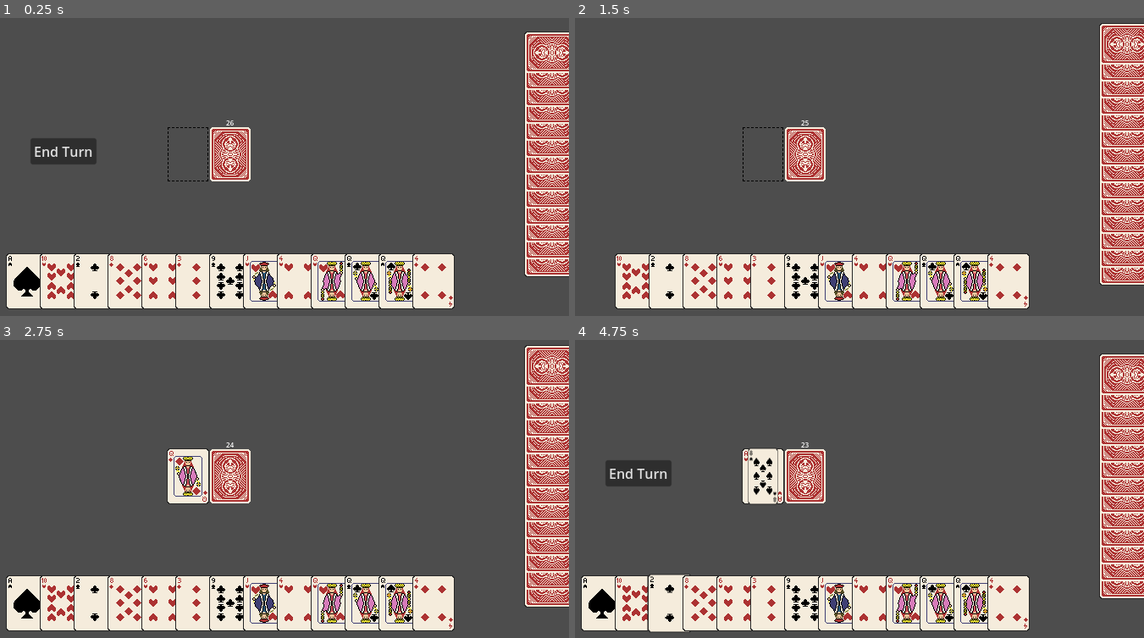
Above: before the commit, frames 1-4 (two rows, left to right).
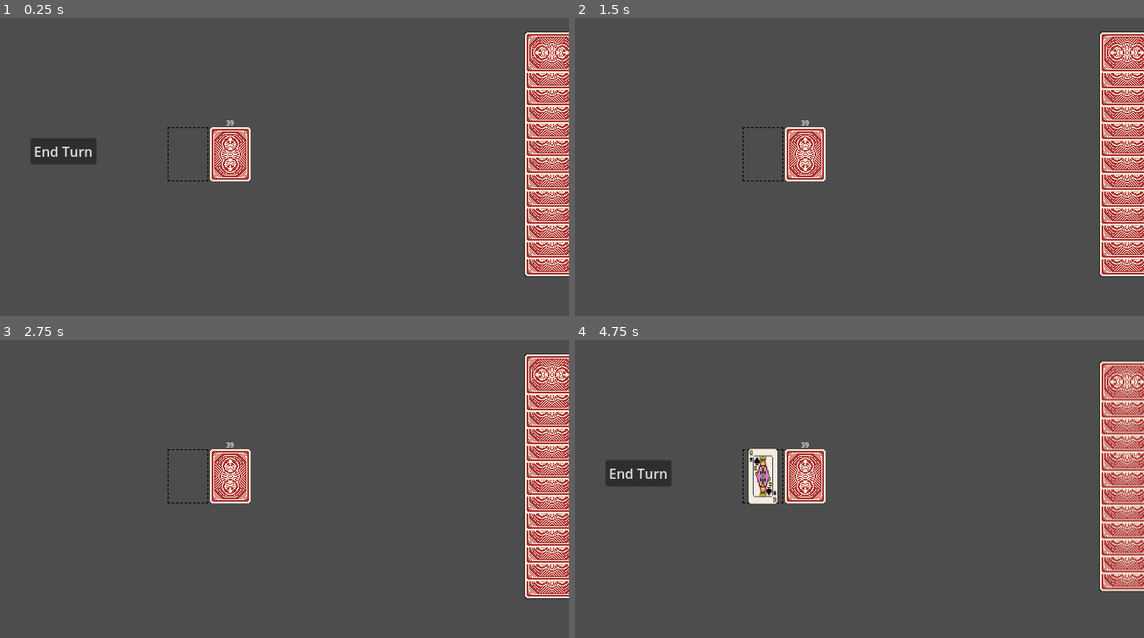
Above: after the commit, the same moments.

Repository: ajnsoriano/TongitsPlus
Game: Godot game, scene res://Scenes/main.tscn
Two runs of this game, one before a commit and one after it. Both use one fixed random seed, a clock stepped at 60 frames per second and the inputs below.
Inputs (mouse positions are in pixels of both pictures, inside the frame that each line leads up to):
- Up to frame 1 (0.25 s): no input
- Up to frame 2 (1.5 s): click "End Turn" at 0.5 s; tap Enter at 1.25 s; drag from (603, 280) to (802, 280) at 1.27 s
- Up to frame 3 (2.75 s): click "End Turn" at 2 s
- Up to frame 4 (4.75 s): tap Space at 2.75 s; drag from (637, 602) to (836, 602) at 2.77 s; click "End Turn" at 3.5 s; tap Enter at 4.25 s; move the mouse to (671, 602) at 4.27 s; click (671, 602) at 4.42 s

The runs differ from the first frame. In frame 1, 15% of the frame differs, in the area x 1-80%, y 34-98%; in frame 2, 17%; in frame 3, 20%; in frame 4, 20%, in the area x 1-100%, y 4-99%.

Commit message:
Implemented AI draw and discard from discard pile functionality

Diff:
--- a/Scenes/card.tscn
+++ b/Scenes/card.tscn
@@ -65,7 +65,7 @@
 }
 
 [sub_resource type="Animation" id="Animation_eumee"]
-resource_name = "card_flip"
+resource_name = "card_flip_up"
 length = 0.2
 step = 0.0333
 tracks/0/type = "value"
@@ -87,10 +87,10 @@
 tracks/1/interp = 1
 tracks/1/loop_wrap = true
 tracks/1/keys = {
-"times": PackedFloat32Array(0, 0.1),
-"transitions": PackedFloat32Array(1, 1),
-"update": 1,
-"values": [0, -1]
+"times": PackedFloat32Array(0, 0.1, 0.2),
+"transitions": PackedFloat32Array(1, 1, 1),
+"update": 1,
+"values": [0, -1, -1]
 }
 tracks/2/type = "value"
 tracks/2/imported = false
@@ -111,16 +111,70 @@
 tracks/3/interp = 1
 tracks/3/loop_wrap = true
 tracks/3/keys = {
+"times": PackedFloat32Array(0, 0.1, 0.2),
+"transitions": PackedFloat32Array(1, 1, 1),
+"update": 1,
+"values": [-1, 0, 0]
+}
+
+[sub_resource type="Animation" id="Animation_bnspj"]
+resource_name = "card_flip_down"
+length = 0.2
+step = 0.0333
+tracks/0/type = "value"
+tracks/0/imported = false
+tracks/0/enabled = true
+tracks/0/path = NodePath("CardImage:z_index")
+tracks/0/interp = 1
+tracks/0/loop_wrap = true
+tracks/0/keys = {
 "times": PackedFloat32Array(0, 0.1),
 "transitions": PackedFloat32Array(1, 1),
 "update": 1,
+"values": [0, -1]
+}
+tracks/1/type = "value"
+tracks/1/imported = false
+tracks/1/enabled = true
+tracks/1/path = NodePath("CardImageBack:z_index")
+tracks/1/interp = 1
+tracks/1/loop_wrap = true
+tracks/1/keys = {
+"times": PackedFloat32Array(0, 0.1),
+"transitions": PackedFloat32Array(1, 1),
+"update": 1,
 "values": [-1, 0]
+}
+tracks/2/type = "value"
+tracks/2/imported = false
+tracks/2/enabled = true
+tracks/2/path = NodePath("CardImageBack:scale")
+tracks/2/interp = 1
+tracks/2/loop_wrap = true
+tracks/2/keys = {
+"times": PackedFloat32Array(0, 0.1, 0.2),
+"transitions": PackedFloat32Array(1, 1, 1),
+"update": 0,
+"values": [Vector2(1, 1), Vector2(0.1, 1.05), Vector2(1, 1)]
+}
+tracks/3/type = "value"
+tracks/3/imported = false
+tracks/3/enabled = true
+tracks/3/path = NodePath("CardImage:scale")
+tracks/3/interp = 1
+tracks/3/loop_wrap = true
+tracks/3/keys = {
+"times": PackedFloat32Array(0, 0.1, 0.2),
+"transitions": PackedFloat32Array(1, 1, 1),
+"update": 0,
+"values": [Vector2(1, 1), Vector2(0.1, 1.05), Vector2(1, 1)]
 }
 
 [sub_resource type="AnimationLibrary" id="AnimationLibrary_bnspj"]
 _data = {
 &"RESET": SubResource("Animation_e6po8"),
-&"card_flip": SubResource("Animation_eumee")
+&"card_flip_down": SubResource("Animation_bnspj"),
+&"card_flip_up": SubResource("Animation_eumee")
 }
 
 [node name="Card" type="Node2D"]
--- a/Scenes/card_slot.tscn
+++ b/Scenes/card_slot.tscn
@@ -13,8 +13,8 @@
 texture = ExtResource("1_2yd5i")
 
 [node name="Area2D" type="Area2D" parent="."]
-collision_layer = 2
-collision_mask = 2
+collision_layer = 8
+collision_mask = 8
 
 [node name="CollisionShape2D" type="CollisionShape2D" parent="Area2D"]
 shape = SubResource("RectangleShape2D_dd0t8")
--- a/Scripts/card_manager.gd
+++ b/Scripts/card_manager.gd
@@ -1,7 +1,7 @@
 extends Node2D
 
 const COLLISION_MASK_CARD = 1
-const COLLISION_MASK_CARD_SLOT = 2
+const COLLISION_MASK_CARD_SLOT = 8
 const DEFAULT_CARD_MOVE_SPEED = 0.1
 const PLAYER_HAND_Z = 1
 
--- a/Scripts/card_slot.gd
+++ b/Scripts/card_slot.gd
@@ -22,5 +22,15 @@
 	card.global_position = global_pos
 	print(card.get_parent())
 
-func draw_top_card():
-	print("Draw top card from card slot")
+func draw_top_card(hand):
+	if cards_in_slot.size() > 0:
+		print("Draw top card from card slot")
+		var top_card = cards_in_slot.back()
+		top_card.get_parent().remove_child(top_card)
+		card_manager_reference.add_child(top_card)
+		top_card.global_position = self.position
+		hand.add_card_to_hand(top_card, 0.1)
+		if hand != $"../PlayerHand":
+			top_card.get_node("AnimationPlayer").play("card_flip_down")
+		top_card.get_node("Area2D/CollisionShape2D").disabled = false
+		cards_in_slot.pop_back()
--- a/Scripts/deck.gd
+++ b/Scripts/deck.gd
@@ -3,9 +3,12 @@
 const CARD_SCENE_PATH = "res://Scenes/card.tscn"
 const CARD_DRAW_SPEED = 0.15
 
+var card_manager_reference
 var deck = []
 # Called when the node enters the scene tree for the first time.
 func _ready() -> void:
+	card_manager_reference = $"../CardManager"
+
 	create_deck()
 	deck.shuffle()
 	deck.shuffle()
@@ -14,8 +17,8 @@
 	$RichTextLabel.text = str(deck.size())
 
 	 #Draw 13 cards
-	for i in range(0, 13):
-		draw_card($"../PlayerHand")
+	#for i in range(0, 13):
+		#draw_card($"../PlayerHand")
 
 func create_deck():
 	deck.clear()
@@ -23,28 +26,33 @@
 	for suit in suits:
 		for rank in range(1, 14): # 1 through 13
 			deck.append("%s%d" % [suit, rank])
+			#var card = {
+				#"suit": suit,
+				#"rank": rank,
+			#}
+			#deck.append(card)
 
 func draw_card(hand):
-	var card_drawn = deck[0]
-	deck.erase(card_drawn)
+	if deck.size() > 0:
+		var card_drawn = deck[0]
+		deck.erase(card_drawn)
 
-	#If player drew last card in the deck, disable the deck
-	if deck.size() == 0:
-		$Area2D/CollisionShape2D.disabled = true
-		$Sprite2D.visible = false
-		$RichTextLabel.visible = false
+		#If player drew last card in the deck, disable the deck
+		if deck.size() == 0:
+			$Area2D/CollisionShape2D.disabled = true
+			$Sprite2D.visible = false
+			$RichTextLabel.visible = false
 
-	$RichTextLabel.text = str(deck.size())
-	var card_scene = preload(CARD_SCENE_PATH)
-	var new_card = card_scene.instantiate()
-	var card_image_path = str("res://Art/Deck1/" + card_drawn + ".png")
-	new_card.get_node("CardImage").texture = load(card_image_path)
-	$"../CardManager".add_child(new_card)
-	new_card.position = self.position
-	new_card.name = "Card"
-	hand.add_card_to_hand(new_card, CARD_DRAW_SPEED)
-	if hand == $"../PlayerHand":
-		new_card.get_node("AnimationPlayer").play("card_flip")
-	else:
-		new_card.get_node("Area2D/CollisionShape2D").disabled = true
-	#new_card.get_node("AnimationPlayer").play("card_flip")
+		$RichTextLabel.text = str(deck.size())
+		var card_scene = preload(CARD_SCENE_PATH)
+		var new_card = card_scene.instantiate()
+		var card_image_path = str("res://Art/Deck1/" + card_drawn + ".png")
+		new_card.get_node("CardImage").texture = load(card_image_path)
+		card_manager_reference.add_child(new_card)
+		new_card.position = self.position
+		new_card.name = "Card"
+		hand.add_card_to_hand(new_card, CARD_DRAW_SPEED)
+		if hand == $"../PlayerHand":
+			new_card.get_node("AnimationPlayer").play("card_flip_up")
+		else:
+			new_card.get_node("Area2D/CollisionShape2D").disabled = true
--- a/Scripts/input_manager.gd
+++ b/Scripts/input_manager.gd
@@ -5,17 +5,17 @@
 
 const COLLISION_MASK_CARD = 1
 const COLLISION_MASK_DECK = 4
-
+const COLLISION_MASK_CARD_SLOT = 8
 
 var card_manager_reference
 var deck_reference
 var player_hand_reference
-
+var card_slot_reference
 func _ready() -> void:
 	card_manager_reference = $"../CardManager"
 	deck_reference = $"../Deck"
 	player_hand_reference = $"../PlayerHand"
-
+	card_slot_reference = $"../CardSlot"
 func _input(event: InputEvent) -> void:
 	if event is InputEventMouseButton and event.button_index == MOUSE_BUTTON_LEFT:
 		if event.pressed:
@@ -32,7 +32,6 @@
 	#parameters.collision_mask = COLLISION_MASK_CARD
 	var result = space_state.intersect_point(parameters)
 	if result.size() > 0:
-		print(result[0].collider.get_parent().name)
 		var result_collision_mask = result[0].collider.collision_mask
 		if result_collision_mask == COLLISION_MASK_CARD:
 			# CARD CLICKED
@@ -42,3 +41,6 @@
 		elif result_collision_mask == COLLISION_MASK_DECK:
 			# DECK CLICKED
 			deck_reference.draw_card(player_hand_reference)
+		elif result_collision_mask == COLLISION_MASK_CARD_SLOT:
+			# CARD SLOT CLICKED
+			card_slot_reference.draw_top_card(player_hand_reference)
--- a/Scripts/opponent_hand.gd
+++ b/Scripts/opponent_hand.gd
@@ -13,12 +13,12 @@
 	HAND_X_POSITION = self.position.x
 	HAND_Y_POSITION = self.position.y
 
-func add_card_to_hand(card, speed):
+func add_card_to_hand(card, speed = DEFAULT_CARD_MOVE_SPEED):
 	if card not in opponent_hand:
 		opponent_hand.insert(0, card)
 		update_hand_positions(speed)
 	else:
-		animate_card_to_position(card, card.hand_position, DEFAULT_CARD_MOVE_SPEED, false)
+		animate_card_to_position(card, card.hand_position, speed, false)
 
 func update_hand_positions(speed):
 	#for i in range(opponent_hand.size()):
@@ -50,6 +50,7 @@
 	tween.tween_property(card, "position", new_position, speed)
 	if discard:
 		tween.parallel().tween_property(card, "rotation_degrees", 0, speed)
+	return tween
 
 func remove_card_from_hand(card):
 	if card in opponent_hand:
--- a/Scripts/player_hand.gd
+++ b/Scripts/player_hand.gd
@@ -25,6 +25,7 @@
 	else:
 		animate_card_to_position(card, card.hand_position, DEFAULT_CARD_MOVE_SPEED)
 
+
 func update_hand_positions(speed):
 	for i in range(player_hand.size()):
 		# Get new card position based on index
@@ -38,6 +39,7 @@
 
 		animate_card_to_position(card, new_position, speed)
 
+
 func calculate_card_position(index):
 	var total_width = (player_hand.size() - 1) * CARD_WIDTH
 	var x_offset  = HAND_X_POSITION + index * CARD_WIDTH - total_width / 2.0
@@ -46,6 +48,7 @@
 func animate_card_to_position(card, new_position, speed):
 	var tween = get_tree().create_tween()
 	tween.tween_property(card, "position", new_position, speed)
+	return tween
 
 func remove_card_from_hand(card):
 	if card in player_hand:
--- a/Scripts/turn_manager.gd
+++ b/Scripts/turn_manager.gd
@@ -33,10 +33,16 @@
 
 	# check discard pile
 
-	# draw card
-	deck_reference.draw_card(opponent_hand)
+	# draw card from deck
+	#deck_reference.draw_card(opponent_hand)
+	#turn_timer.start()
+	#await turn_timer.timeout
+
+	# draw card from discard pile
+	discard_pile.draw_top_card(opponent_hand)
 	turn_timer.start()
 	await turn_timer.timeout
+
 	# look for melds
 
 	# discard unwanted cards
@@ -55,6 +61,9 @@
 
 	#high cards
 
-	hand.animate_card_to_position(card_to_discard, discard_pile.position, DEFAULT_CARD_MOVE_SPEED, true)
-	card_to_discard.get_node("AnimationPlayer").play("card_flip")
+	var tween = hand.animate_card_to_position(card_to_discard, discard_pile.position, DEFAULT_CARD_MOVE_SPEED, true)
+	card_to_discard.get_node("AnimationPlayer").play("card_flip_up")
+	await tween.finished
 	hand.remove_card_from_hand(card_to_discard)
+
+	discard_pile.add_card(card_to_discard)
Not shown: 1 places in Scenes/card.tscn that only renumber resources
